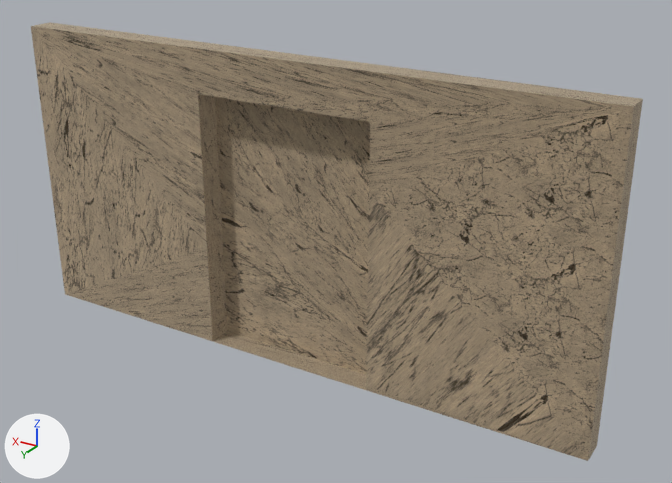
A saved change to the glTF model public/wall_with_door.gltf.
One viewpoint serves both versions: a 50 mm camera at (-4.49, 6.66, 3.2) aimed at (-0.41, -0.15, -0.2). Every picture has the same lights, and +X, +Y and +Z are marked at lower left. Where no turn or scale is listed for an object, it has been applied to the vertices.

In view in the first picture: 'tmpabjj9p4y.stl'.
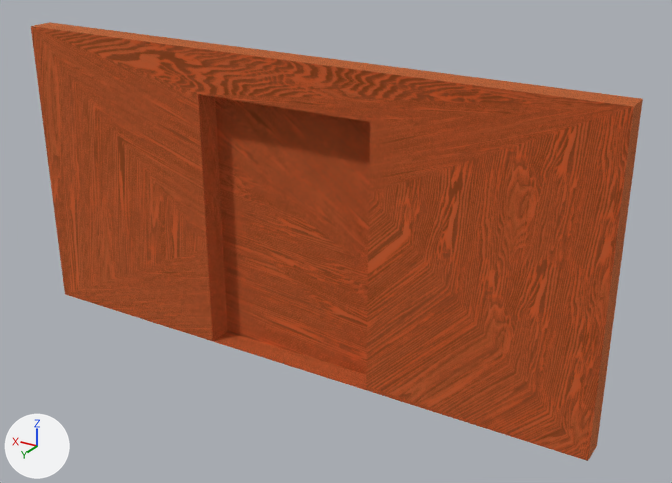
The change in detail:
Picture 'Wood052_1K-PNG_Color.png' (img_wood052_1k_png_color_png) is new.
Material 'Concrete' (mat_concrete) changes its picture from img_cube_basecolor_png to img_wood052_1k_png_color_png.

Boxes (x1, y1, x2, y2) around the edits, measured in the pictures (672 x 483 px):
'tmpabjj9p4y.stl', surface changed
    both: (31, 22, 643, 461)
